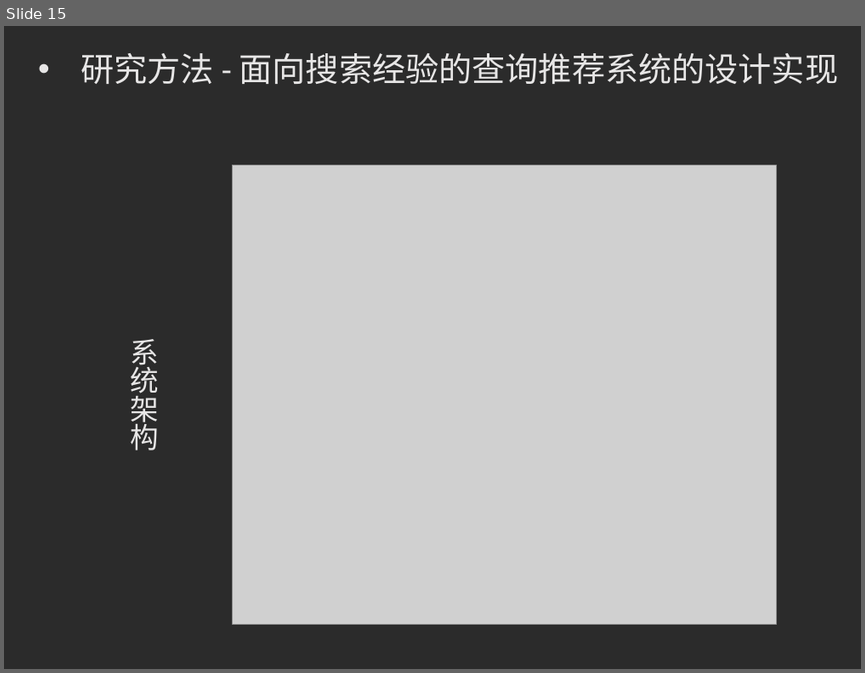
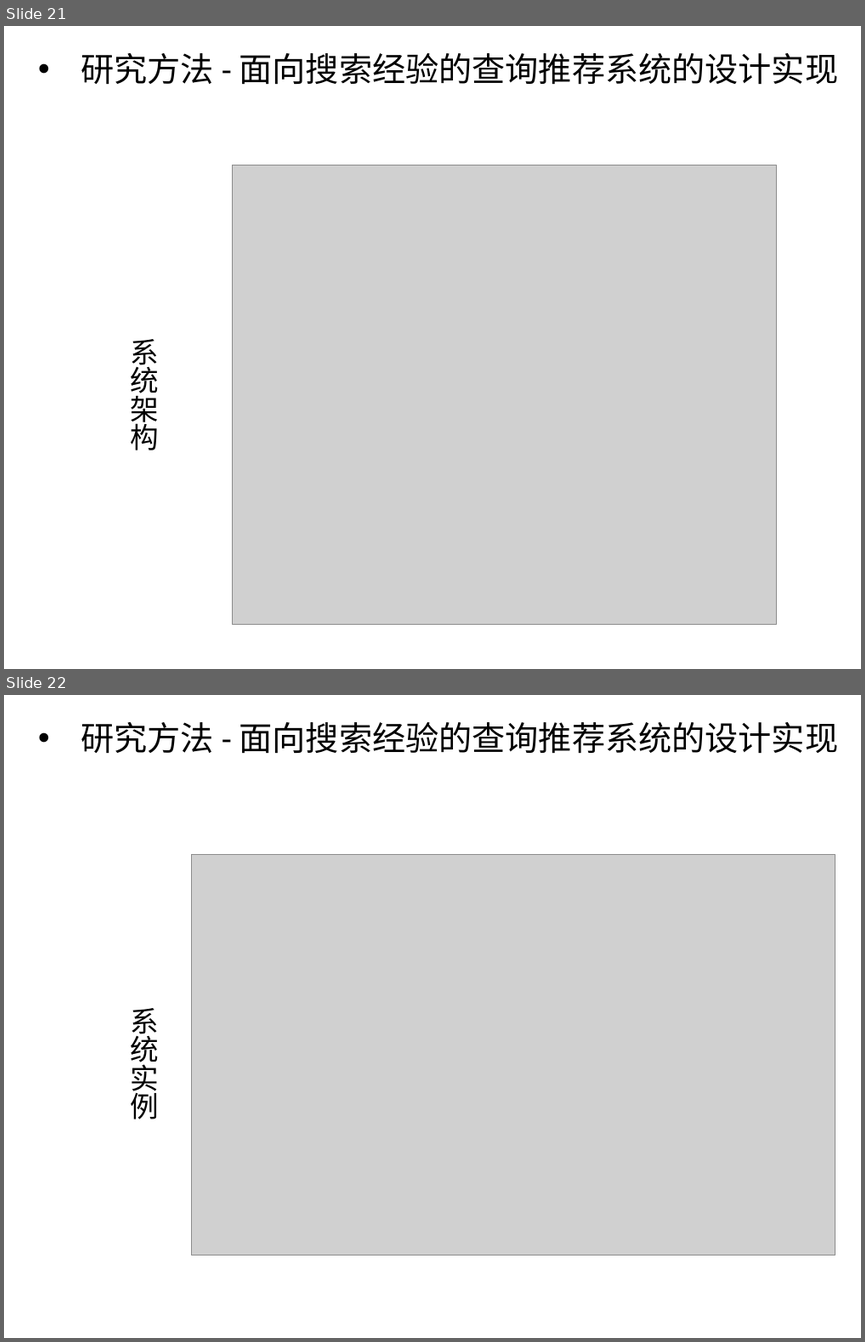
Before and after one commit to luxurymask/recommendation, a slide deck: phase5/答辩ppt.pptx. Shown one above the other, each under a label of ours: slide 15 before the commit, slides 21 and 22 after it. The pictures are 865x673 and 865x1342 pixels, drawn with LibreOffice and Linux fonts; fonts in the diff are those of the drawing; grey boxes stand for pictures; background and template pictures are left out; a plain dark background stands for a picture behind light text. Boxes give left, top, right and bottom in pixels: in the first picture for what was removed or moved away, otherwise in the second. Text is boxed around its words. In the diff, an @@ line names an element or a change of style, - is before the commit and + after.

```diff
--- a/phase5/答辩ppt.pptx
+++ b/phase5/答辩ppt.pptx
@@ slide 22 added at (4, 695, 861, 1338), background #FFFFFF @@
@@ text added at (81, 722, 839, 753), 28 pt, text #000000 @@
+• 研究方法 - 面向搜索经验的查询推荐系统的设计实现
@@ picture added at (192, 854, 835, 1255) @@
@@ text added at (130, 1008, 159, 1119), 24 pt, text #000000 @@
+系统实例
@@ what was slide 15 is now slide 21 @@
@@ slide 21 changed as well @@
@@ background picture (left out) to #FFFFFF @@
@@ text "研究方法 - 面向搜索经验的查询推荐系统的设计实现" at (81, 53, 839, 84): text colour #E7E6E6 to #000000 @@
@@ text "系统架构" at (130, 339, 159, 450): text colour #E7E6E6 to #000000 @@
```
Also in this commit, not shown: 14 other slides changed, 6 other slides added.
